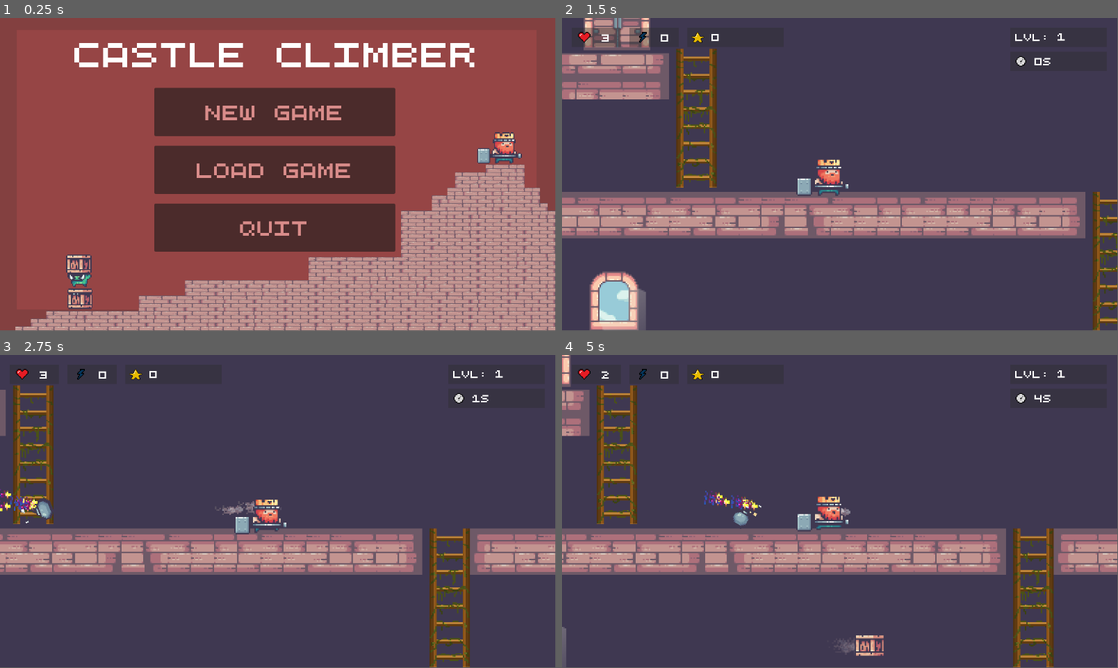
Above: before the commit, frames 1-4 (two rows, left to right).
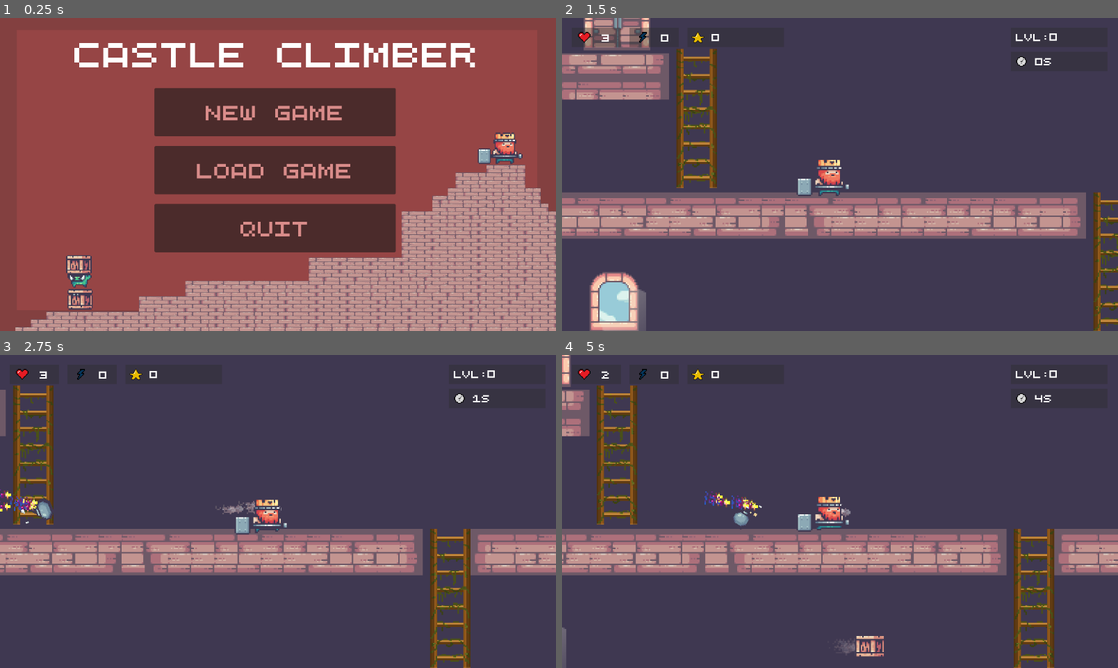
Above: after the commit, the same moments.

Repository: Ai2045/Castle-Climbers
Game: Godot game, scene res://Scenes/main_menu.tscn
Same seed, same stepped clock (60 frames per second), same inputs: the game is played once before the commit and once after it.
Inputs:
- Up to frame 1 (0.25 s): no input
- Up to frame 2 (1.5 s): click "NEW GAME" at 0.5 s; click "X" at 1.25 s
- Up to frame 3 (2.75 s): tap Enter at 2 s; hold Right (ui_right) from 2.03 s (still down); hold Shift (ui_attack) from 2.03 s (still down)
- Up to frame 4 (5 s): release Right (ui_right) at 2.78 s; release Shift (ui_attack) at 2.78 s; hold Left (ui_left) 2.78-3.53 s; tap Shift (ui_attack) at 2.85, 4.35 s; hold Right (ui_right) 3.53-4.28 s; hold Shift (ui_attack) 3.53-4.28 s; hold Up (ui_up) from 4.28 s (still down)
In our replay, the window is 799x449 before the commit and 800x450 after it. These sizes can differ from the game's own. Grey fills any space a smaller window leaves; there, only what the larger window draws over its background counts as a difference.

The runs differ from the first frame. In frame 1, 11% of the frame differs, in the area x 0-100%, y 0-100%; in frame 2, 3.6%; in frame 3, 3.5%; in frame 4, 3.8%.

Commit message:
fix bug windows size

Diff:
--- a/Scenes/main_menu.tscn
+++ b/Scenes/main_menu.tscn
@@ -562,6 +562,7 @@
 }]
 
 [node name="MainMenu" type="CanvasLayer" node_paths=PackedStringArray("background_music")]
+follow_viewport_enabled = true
 script = ExtResource("1_uyc4y")
 background_music = NodePath("Music/BackgroundMusic")
 
--- a/Scenes/player.tscn
+++ b/Scenes/player.tscn
@@ -1485,7 +1485,6 @@
 [node name="Instructions" type="Popup" parent="."]
 process_mode = 2
 size = Vector2i(1152, 648)
-visible = true
 
 [node name="Menu" type="ColorRect" parent="Instructions"]
 anchors_preset = 15
--- a/Scripts/Player.gd
+++ b/Scripts/Player.gd
@@ -55,9 +55,6 @@
 var level_start_time = Time.get_ticks_msec()
 
 func _ready():
-	if Global.get_current_level_number() == 1:
-		set_process(false)
-		instructions.show()
 
 	current_direction = -1
 	attack_time_left = attack_boost_timer.wait_time
@@ -88,15 +85,19 @@
 		attack_time_left = max(0, attack_time_left -1)
 		update_attack_boost.emit(attack_time_left)
 
-		var target = attack_rayCast.get_collider()
-		if target != null:
-			if target.name == "Box" and Input.is_action_pressed("ui_attack"):
-				Global.disable_spawning()
-				target.queue_free()
-				increase_score(10)
-			if target.name == "Bomb" and Input.is_action_pressed("ui_attack"):
-				Global.is_bomb_moving = false
-				increase_score(10)
+		if Input.is_action_just_pressed("ui_attack"):
+			var target = attack_rayCast.get_collider()
+
+			if target != null:
+				if target.name == "Box" :
+					Global.disable_spawning()
+					target.queue_free()
+					increase_score(10)
+
+				if target.name == "Bomb":
+					Global.is_bomb_moving = false
+					increase_score(10)
+
 			Global.can_hurt = false
 		else :
 			Global.can_hurt = true
@@ -123,7 +124,7 @@
 		score_rayCast.position.x = 5
 
 		runningParticles.emitting = true
-		runningParticles.process_material.gravity = Vector3(10,0,0)
+		runningParticles.process_material.gravity = Vector3(10,-2,0)
 		runningParticles.position.x = 5
 
 	if Input.is_action_pressed("ui_right") && Global.is_jumping == false:
@@ -133,7 +134,7 @@
 		score_rayCast.position.x = -5
 
 		runningParticles.emitting = true
-		runningParticles.process_material.gravity = Vector3(-10,0,0)
+		runningParticles.process_material.gravity = Vector3(-10,-2,0)
 		runningParticles.position.x = -5
 
 	if !Input.is_anything_pressed():
@@ -182,7 +183,7 @@
 func _on_animated_sprite_2d_animation_finished():
 	if attack_time_left <= 0:
 		Global.is_attacking = false
-	Global.is_climbing = false
+
 	set_physics_process(true)
 	is_hurt = false
 
@@ -204,45 +205,41 @@
 
 func _process(delta):
 
+	if velocity.x > 0:
+		current_direction = 1
+	elif velocity.x < 0:
+		current_direction = -1
+
+	if current_direction != last_direction:
+		if current_direction == 1:
+
+			offset_camera.limit_left = -110
+			offset_camera.limit_bottom = 705
+			offset_camera.limit_top = 40
+			offset_camera.limit_right = 1068
+
+			animation_player.play("move_right")
+
+			attack_rayCast.target_position.x = 50
+
+		elif current_direction == -1:
+
+			offset_camera.limit_left = 90
+			offset_camera.limit_bottom = 705
+			offset_camera.limit_top = 40
+			offset_camera.limit_right = 1268
+
+			animation_player.play("move_left")
+
+			attack_rayCast.target_position.x = -50
+
+		last_direction = current_direction
+
 	if get_tree().paused == true:
 		Input.set_mouse_mode(Input.MOUSE_MODE_VISIBLE)
 	elif get_tree().paused == false:
 		Input.set_mouse_mode(Input.MOUSE_MODE_HIDDEN)
 		update_time_label()
-
-	if velocity.x > 0:
-		current_direction = 1
-	elif velocity.x < 0:
-		current_direction = -1
-
-	if current_direction != last_direction:
-		if current_direction == 1:
-
-			offset_camera.limit_left = -110
-			offset_camera.limit_bottom = 705
-			offset_camera.limit_top = 40
-			offset_camera.limit_right = 1068
-
-			animation_player.play("move_right")
-
-			attack_rayCast.target_position.x = 50
-
-		elif current_direction == -1:
-
-			offset_camera.limit_left = 90
-			offset_camera.limit_bottom = 705
-			offset_camera.limit_top = 40
-			offset_camera.limit_right = 1268
-
-			animation_player.play("move_left")
-
-			attack_rayCast.target_position.x = -50
-
-		last_direction = current_direction
-
-	update_time_label()
-	update_level_label()
-
 
 
 func take_damage():
@@ -264,7 +261,7 @@
 		if lives < max_lives:
 			lives += 1
 			update_lives.emit(lives, max_lives)
-			healthSFX.play()
+		healthSFX.play()
 
 	if pickup == Global.Pickups.ATTACK:
 		Global.is_attacking = true
--- a/project.godot
+++ b/project.godot
@@ -22,6 +22,8 @@
 [display]
 
 window/size/mode=2
+window/size/initial_position_type=0
+window/stretch/mode="viewport"
 mouse_cursor/custom_image="res://Assets/Free Basic Cursor Pack/Win95Def.png"
 
 [input]
